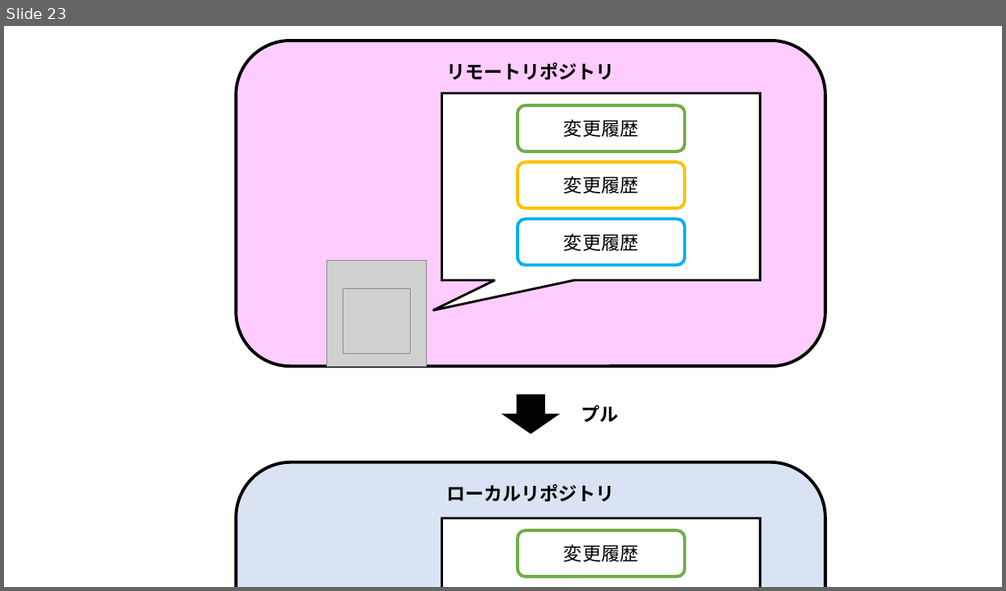
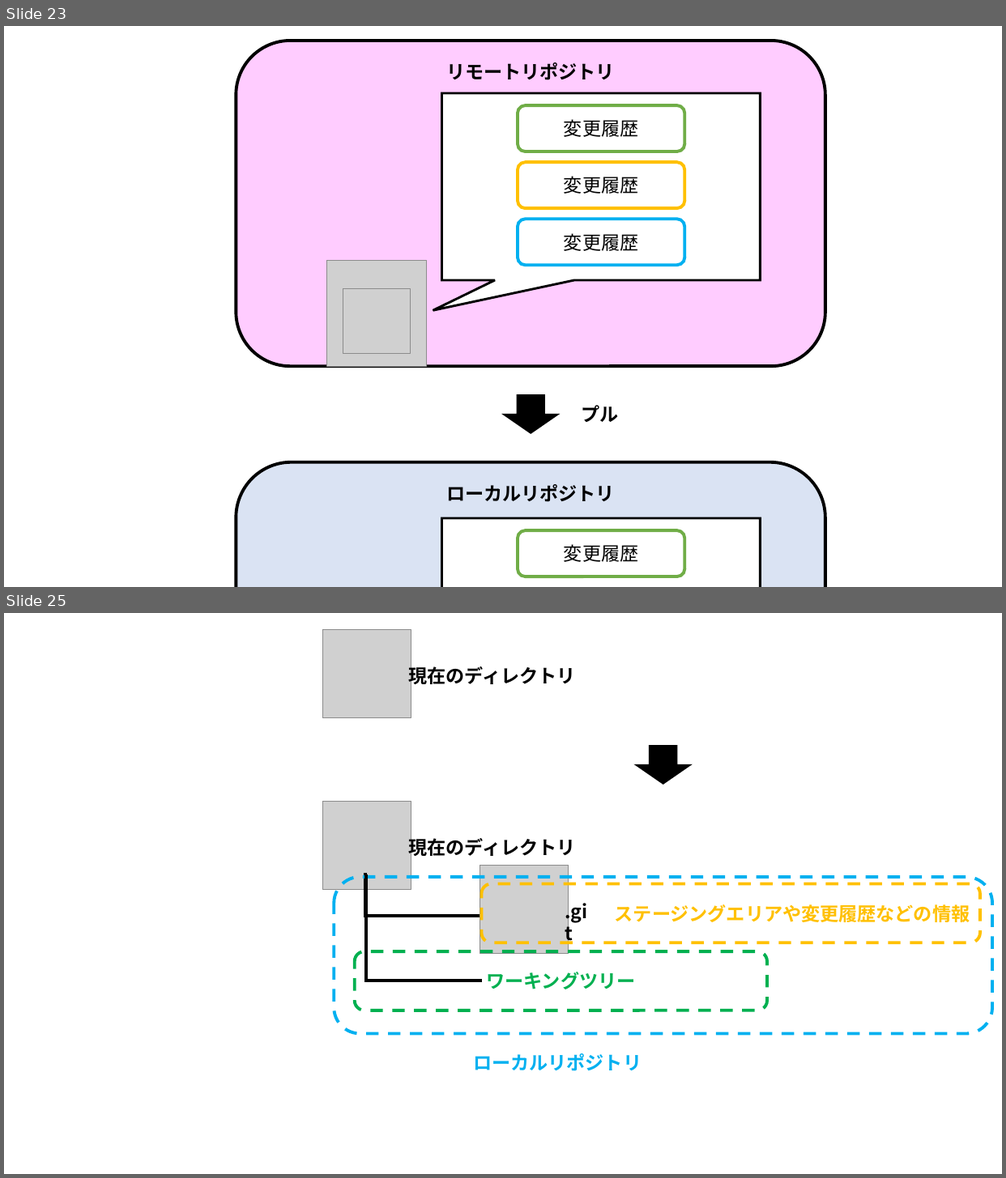
Before and after one commit to nishida2073/ai_navive, a slide deck: 01_テキスト/Git入門_図.pptx. Shown one above the other, each under a label of ours: slide 23 before the commit, slides 23 and 25 after it; the slides between them are not shown. The pictures are 1006x591 and 1006x1178 pixels, drawn with LibreOffice and Linux fonts; fonts in the diff are those of the drawing; grey boxes stand for pictures; background and template pictures are left out. Boxes give left, top, right and bottom in pixels: in the first picture for what was removed or moved away, otherwise in the second. Text is boxed around its words. In the diff, an @@ line names an element or a change of style, - is before the commit and + after.

```diff
--- a/01_テキスト/Git入門_図.pptx
+++ b/01_テキスト/Git入門_図.pptx
@@ slide 25 added at [4, 613, 1002, 1174], background #FFFFFF @@
@@ picture added at [323, 629, 411, 717] @@
@@ text added at [409, 664, 576, 688], 18 pt, text #000000, bold @@
+現在のディレクトリ
@@ right arrow added at [636, 746, 691, 784], fill #000000, outline #000000 1 pt @@
@@ picture added at [323, 801, 411, 889] @@
@@ text added at [409, 835, 576, 858], 18 pt, text #000000, bold @@
+現在のディレクトリ
@@ rounded rectangle added at [334, 877, 993, 1033], outline #00B0F0 3 pt dashed @@
@@ elbow line added from (365, 875) to (481, 915), #000000 3 pt @@
@@ elbow line added from (366, 875) to (482, 981), #000000 3 pt @@
@@ picture added at [480, 865, 569, 954] @@
@@ rounded rectangle added at [482, 884, 980, 943], outline #FFC000 3 pt dashed, 18 pt, text #FFC000, bold @@
+ステージングエリアや変更履歴などの情報
@@ text added at [557, 896, 602, 926], 18 pt, text #000000, bold @@
+.git
@@ rounded rectangle added at [355, 952, 767, 1012], outline #00B050 3 pt dashed, 18 pt, text #00B050, bold @@
+ワーキングツリー
@@ text added at [473, 1054, 641, 1071], 18 pt, text #00B0F0, bold @@
+ローカルリポジトリ
```
Also in this commit, not shown: 3 slides changed, 6 other slides added, 1 other file.
